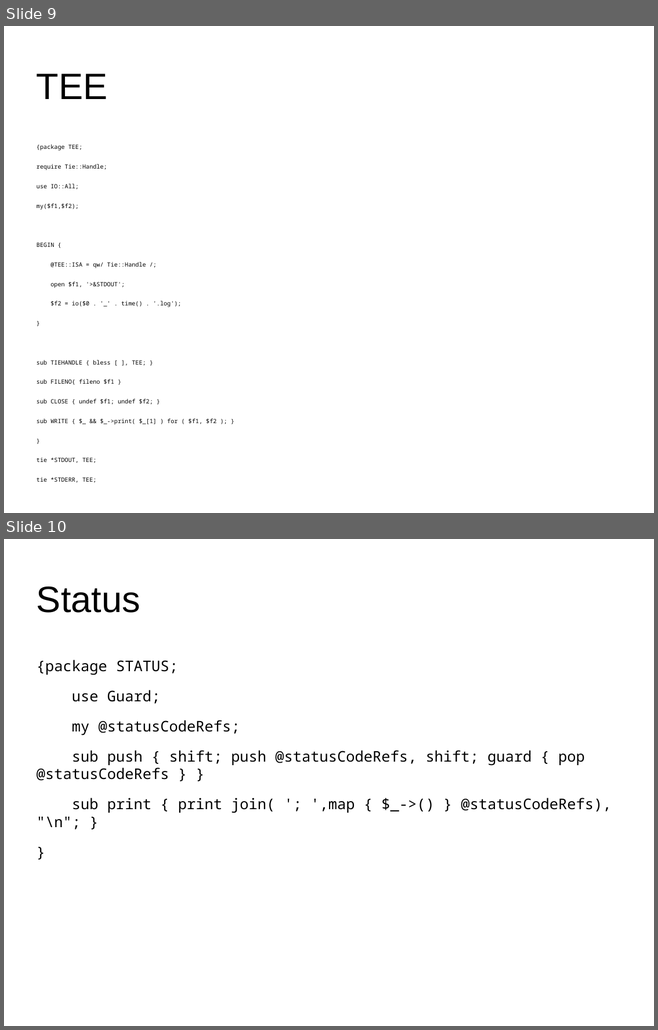
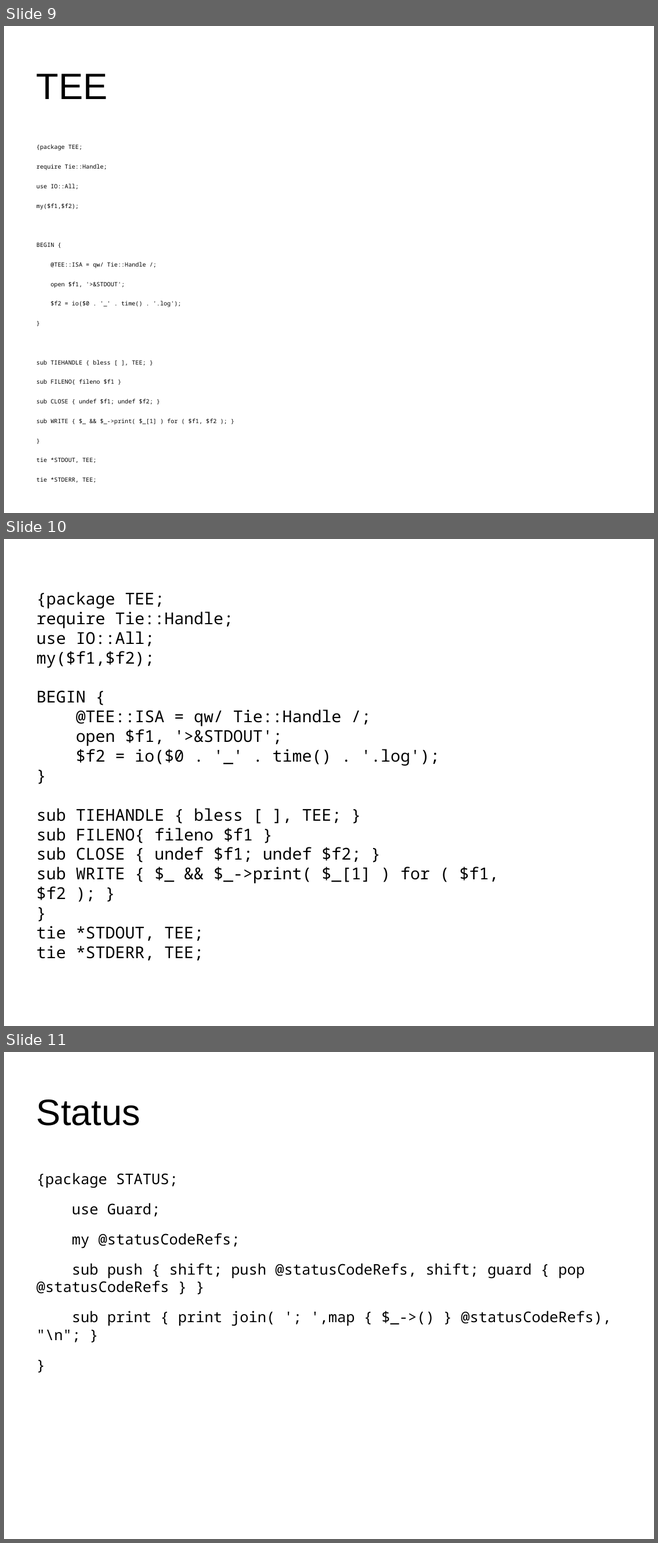
Before and after one commit to daviddelikat/inlinePerlPackages, a slide deck: docs/presentation.odp. Shown one above the other, each under a label of ours: slides 9 and 10 before the commit, slides 9, 10 and 11 after it. The pictures are 658x1030 and 658x1543 pixels, drawn with LibreOffice and Linux fonts; fonts in the diff are those of the drawing; background and template pictures are left out. Boxes give left, top, right and bottom in pixels: in the first picture for what was removed or moved away, otherwise in the second. Text is boxed around its words. In the diff, an @@ line names an element or a change of style, - is before the commit and + after.

```diff
--- a/docs/presentation.odp
+++ b/docs/presentation.odp
@@ slide 10 added at (4,539,654,1026), background #FFFFFF @@
@@ subtitle added at (36,592,499,961), 20 pt, text #000000 @@
+{package TEE;
+require Tie::Handle;
+use IO::All;
+my($f1,$f2);
+BEGIN {
+@TEE::ISA = qw/ Tie::Handle /;
+open $f1, '>&STDOUT';
+$f2 = io($0 . '_' . time() . '.log');
+}
+sub TIEHANDLE { bless [ ], TEE; }
+sub FILENO{ fileno $f1 }
+sub CLOSE { undef $f1; undef $f2; }
+sub WRITE { $_ && $_->print( $_[1] ) for ( $f1, $f2 ); }
+}
+tie *STDOUT, TEE;
+tie *STDERR, TEE;
@@ what was slide 10 is now slide 11 @@
```
Also in this commit, not shown: 3 slides changed, 2 other slides added.
